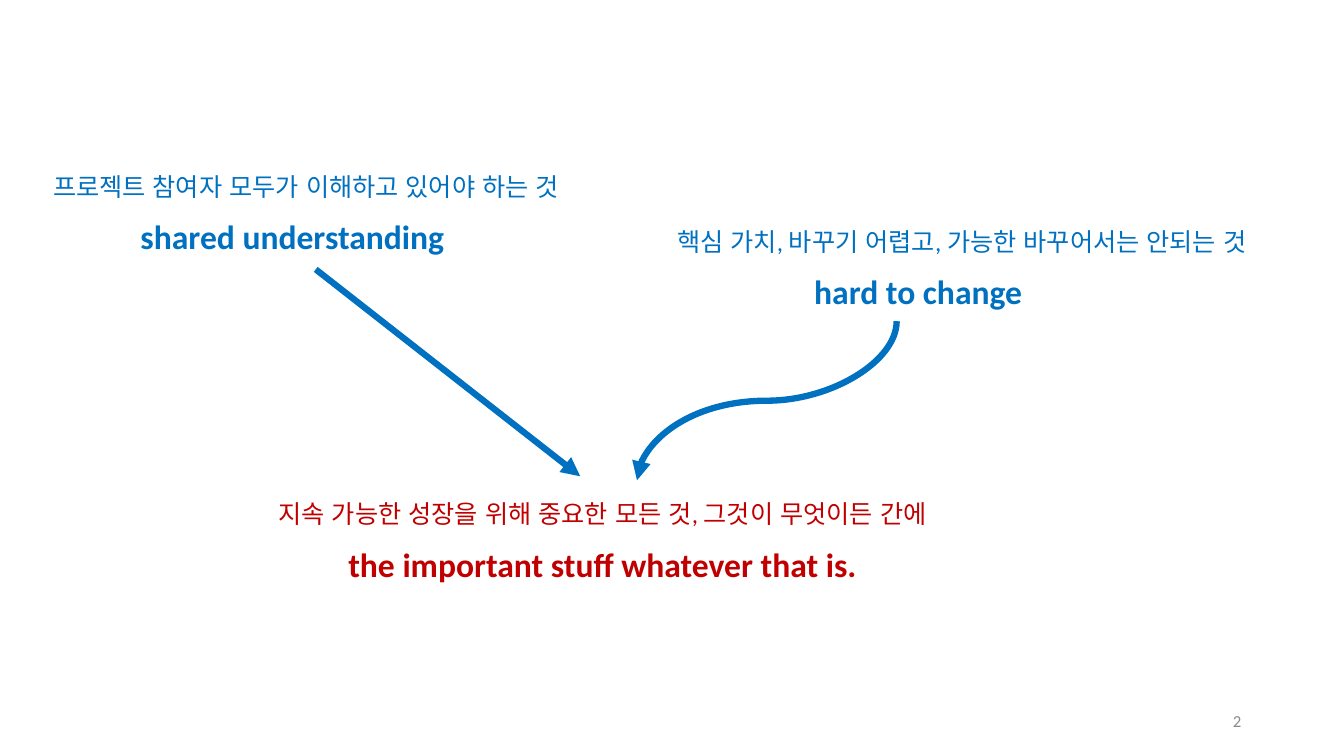
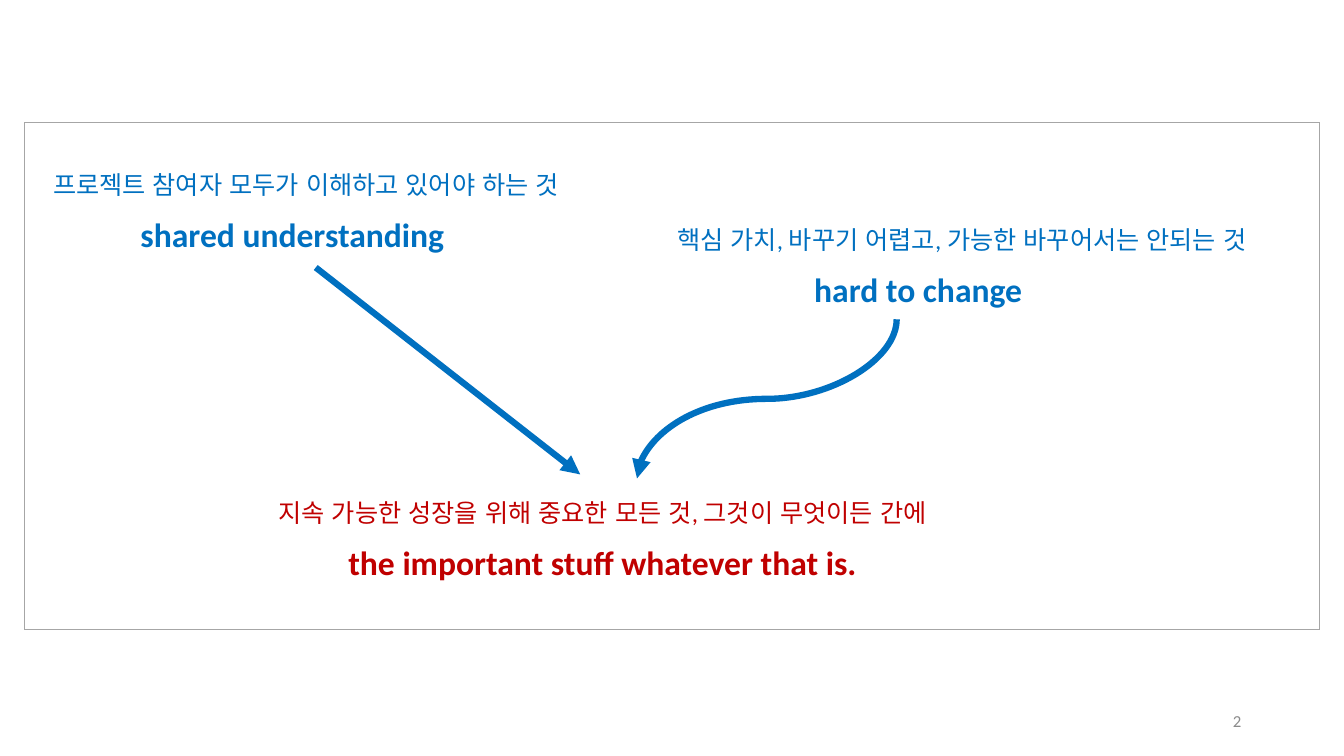
Before and after one commit to hhko/ArchDdd, a slide deck: slide 2 of README.pptx. Drawn at 1344x756 pixels with LibreOffice and Linux fonts; fonts in the diff are those of the drawing. Boxes give left, top, right and bottom in pixels: in the first picture for what was removed or moved away, otherwise in the second. Text is boxed around its words. In the diff, an @@ line names an element or a change of style, - is before the commit and + after.

```diff
--- a/README.pptx
+++ b/README.pptx
@@ rectangle added at <box>24,123,1320,630</box>, outline #A6A6A6 0.5 pt @@
@@ curved arrow (897, 320) - (637, 479): route changed @@
```
Also in this commit, not shown: 4 other files.
